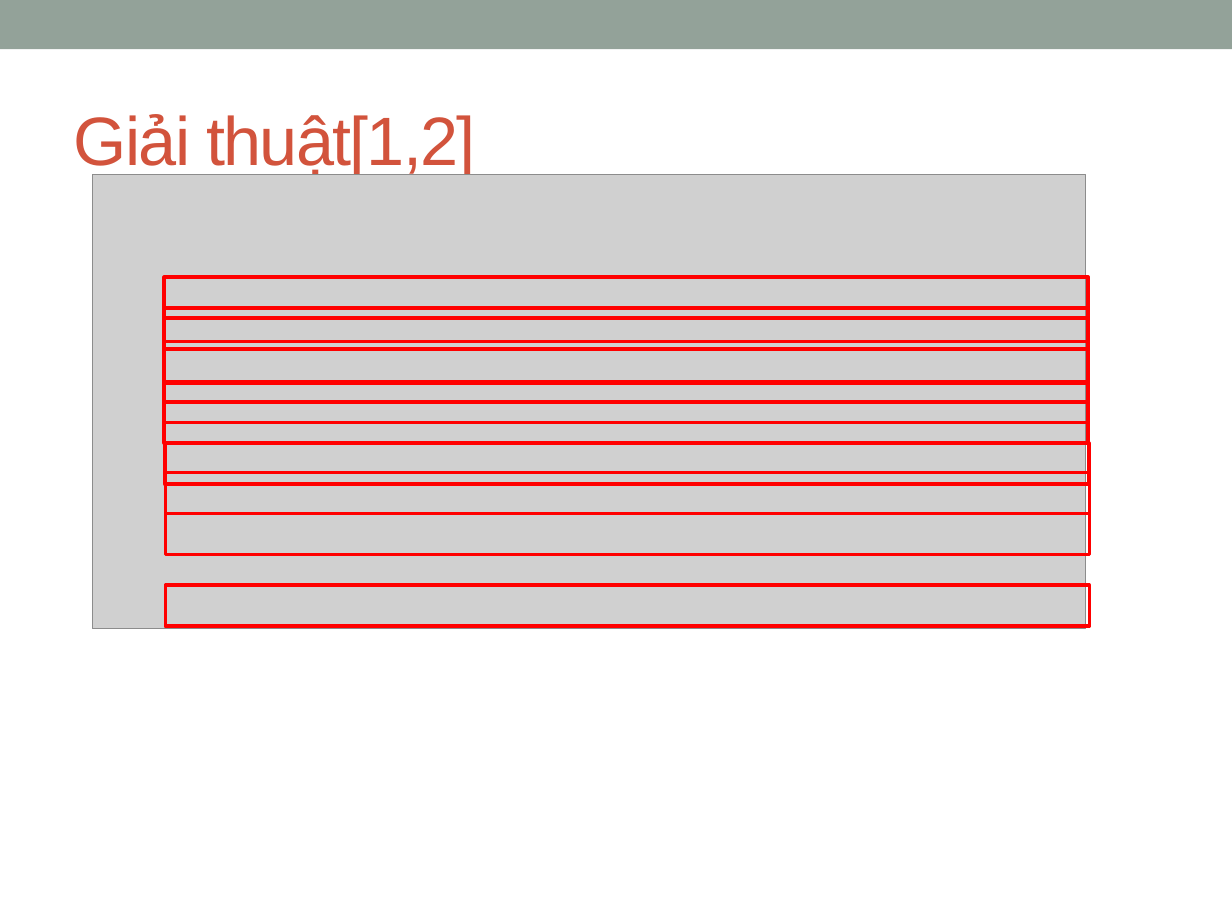
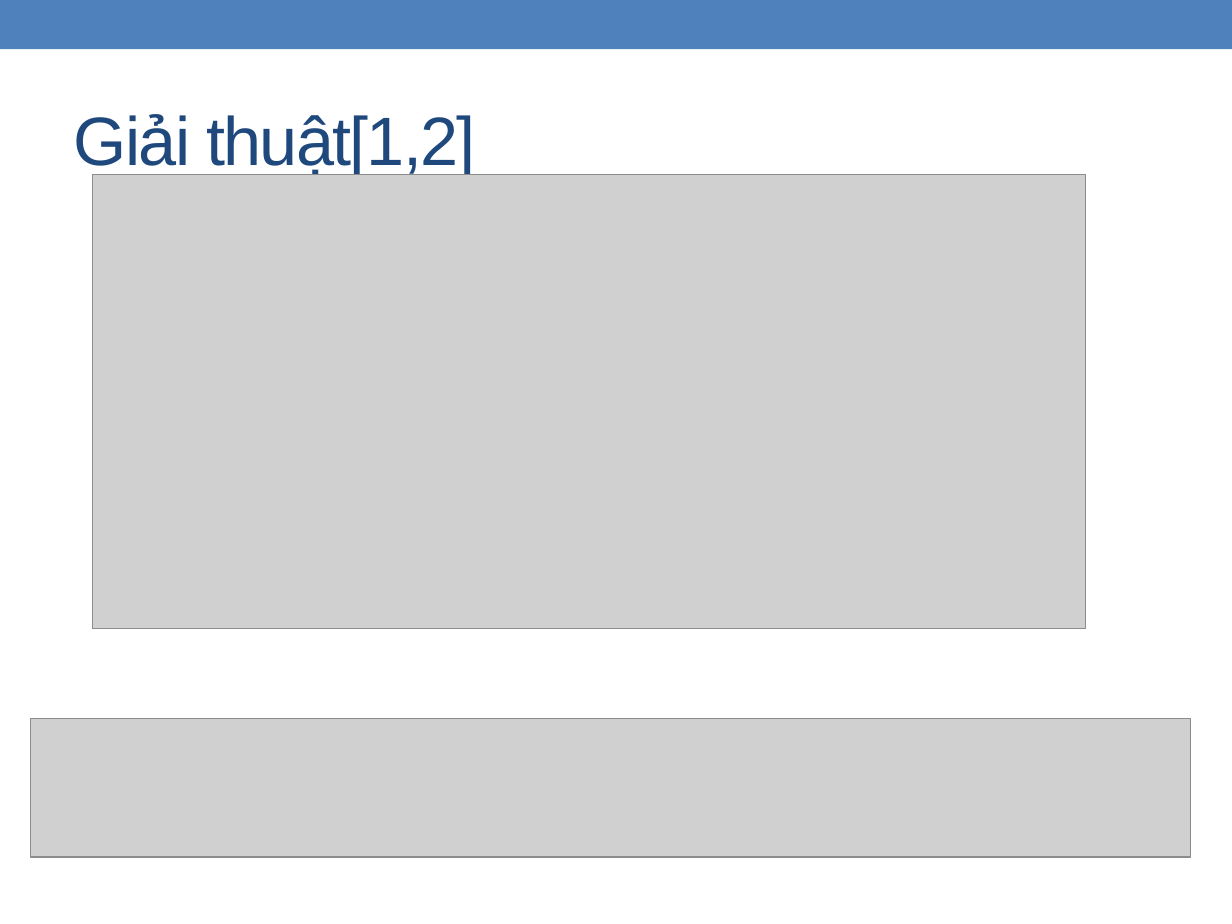
Before and after one commit to zedster27/secviz, a slide deck: slide 8 of branches/C.Thang/Baocao15.1.pptx (slide 7 before the commit). Drawn at 1232x924 pixels with LibreOffice and Linux fonts; fonts in the diff are those of the drawing; grey boxes stand for pictures. Boxes give left, top, right and bottom in pixels: in the first picture for what was removed or moved away, otherwise in the second. Text is boxed around its words. In the diff, an @@ line names an element or a change of style, - is before the commit and + after.

```diff
--- a/branches/C.Thang/Baocao15.1.pptx
+++ b/branches/C.Thang/Baocao15.1.pptx
@@ rectangle at (x1=0, y1=0, x2=1232, y2=49): fill #93A299 to #4F81BD @@
@@ title "Giải thuật[1,2]" at (x1=74, y1=114, x2=476, y2=178): text colour #D2533C to #1F497D @@
@@ rectangle removed at (x1=164, y1=277, x2=1088, y2=318) @@
@@ rectangle removed at (x1=164, y1=308, x2=1088, y2=349) @@
@@ rectangle removed at (x1=164, y1=341, x2=1088, y2=382) @@
@@ rectangle removed at (x1=164, y1=382, x2=1088, y2=423) @@
@@ rectangle removed at (x1=164, y1=402, x2=1088, y2=442) @@
@@ rectangle removed at (x1=165, y1=444, x2=1089, y2=484) @@
@@ rectangle removed at (x1=165, y1=472, x2=1089, y2=513) @@
@@ rectangle removed at (x1=165, y1=514, x2=1089, y2=554) @@
@@ rectangle removed at (x1=165, y1=585, x2=1089, y2=626) @@
@@ picture added at (x1=31, y1=718, x2=1191, y2=856) @@
```
Also in this commit, not shown: 23 other slides changed, 8 slides added, 5 slides removed.
